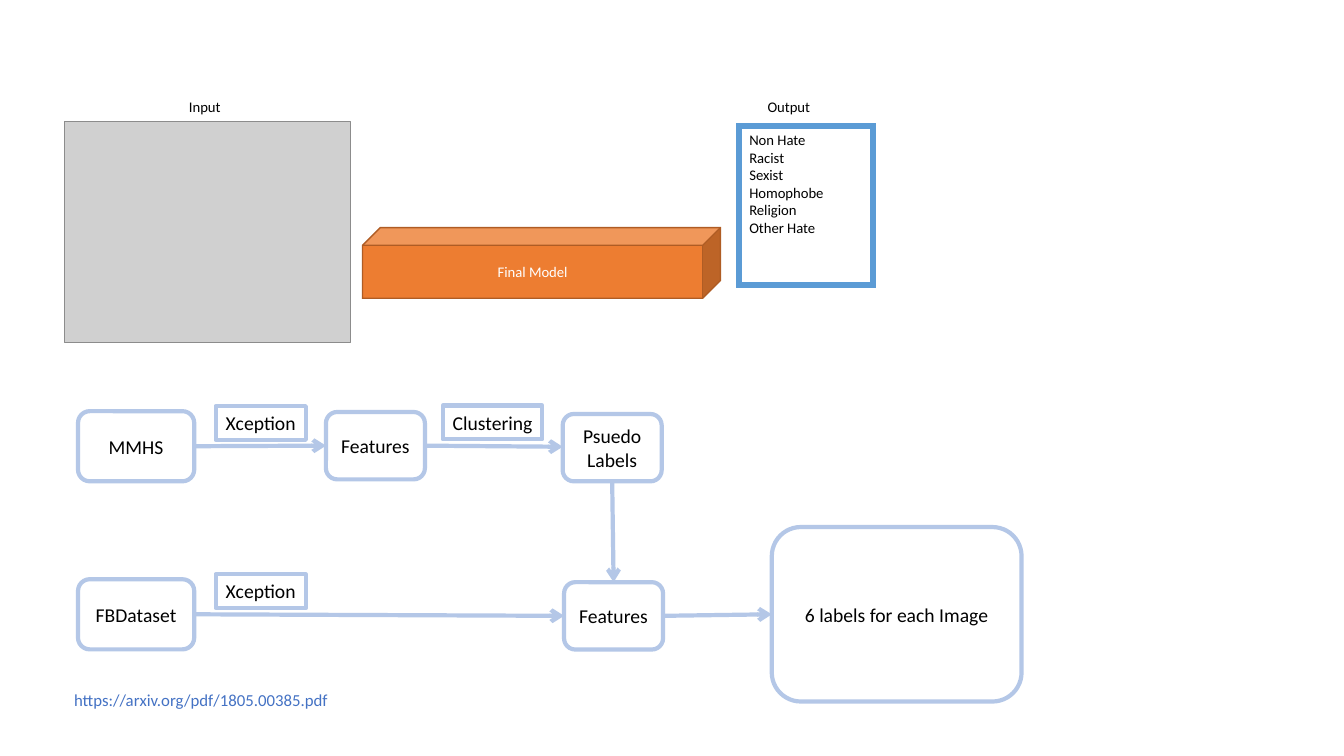
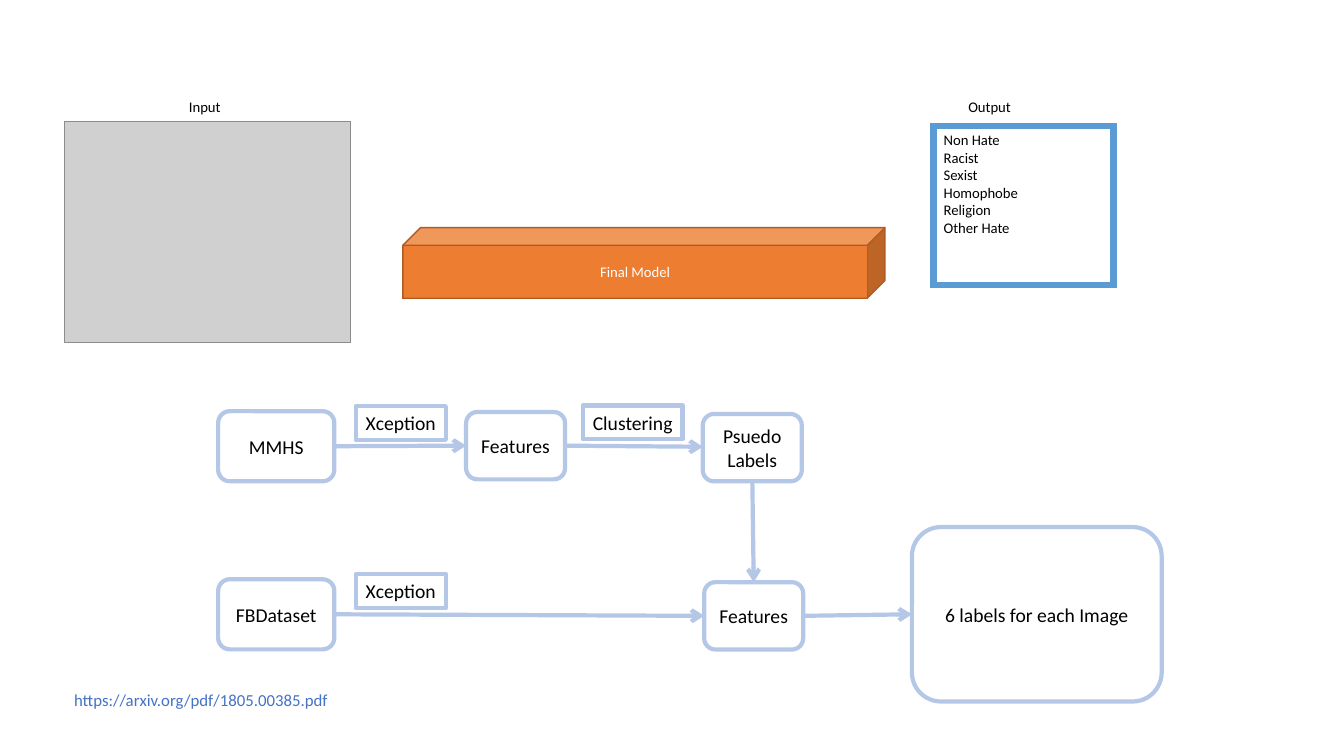
Before and after one commit to VarunBohara/Mini-Project-Documents, a slide deck: slide 2 of SSL1.pptx. Drawn at 1344x756 pixels with LibreOffice and Linux fonts; fonts in the diff are those of the drawing; grey boxes stand for pictures. Boxes give left, top, right and bottom in pixels: in the first picture for what was removed or moved away, otherwise in the second. Text is boxed around its words. In the diff, an @@ line names an element or a change of style, - is before the commit and + after.

```diff
--- a/SSL1.pptx
+++ b/SSL1.pptx
@@ rectangle "Output": place and size @@
-rectangle "Output" at [757, 93, 837, 121]
+rectangle "Output" at [959, 93, 1066, 121]
@@ rectangle "Non Hate": place and size @@
-rectangle "Non Hate" at [739, 126, 872, 285]
+rectangle "Non Hate" at [934, 126, 1113, 285]
@@ cube "Final Model": place and size @@
-cube "Final Model" at [363, 228, 721, 298]
+cube "Final Model" at [403, 228, 885, 298]
@@ 6 rounded rectangles, 5 arrows, 3 rectangles: place and size @@
-6 rounded rectangles, 5 arrows, 3 rectangles at [78, 405, 1022, 702]
+6 rounded rectangles, 5 arrows, 3 rectangles at [218, 405, 1163, 702]
```
Also in this commit, not shown: 1 slide added.
